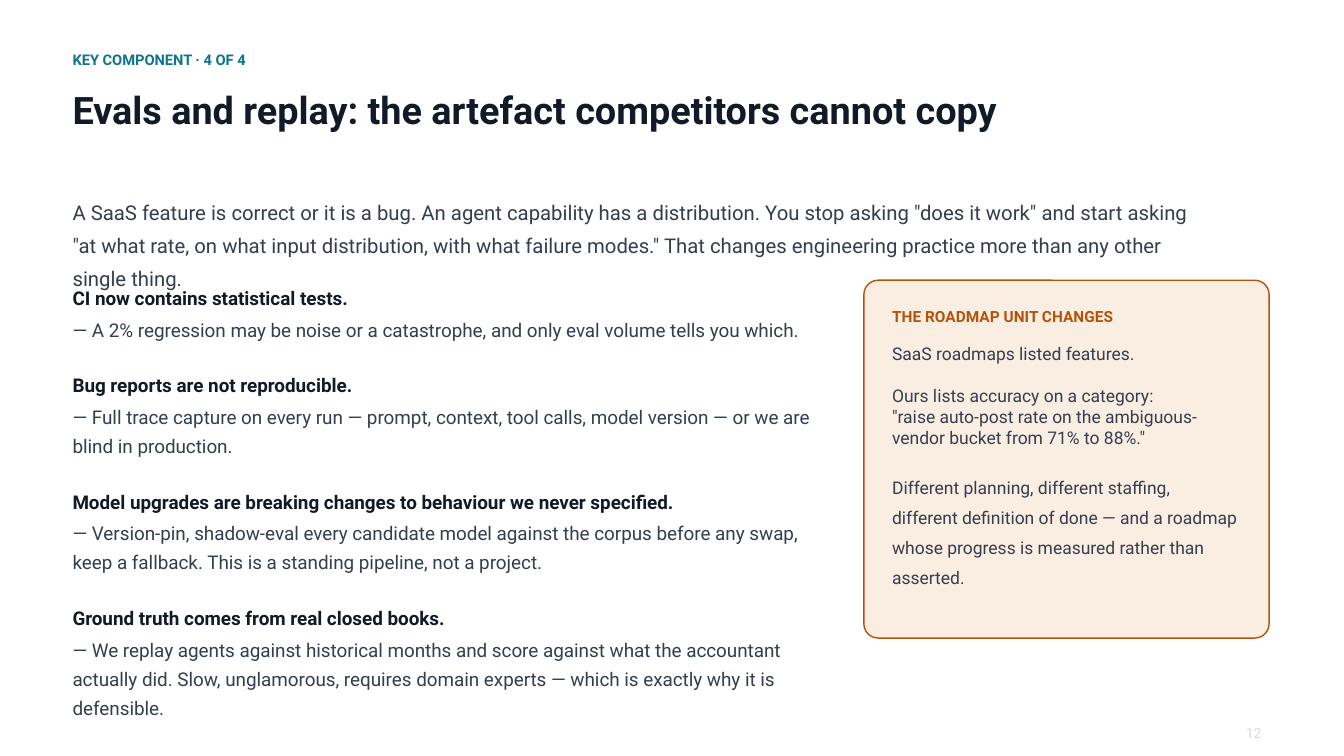
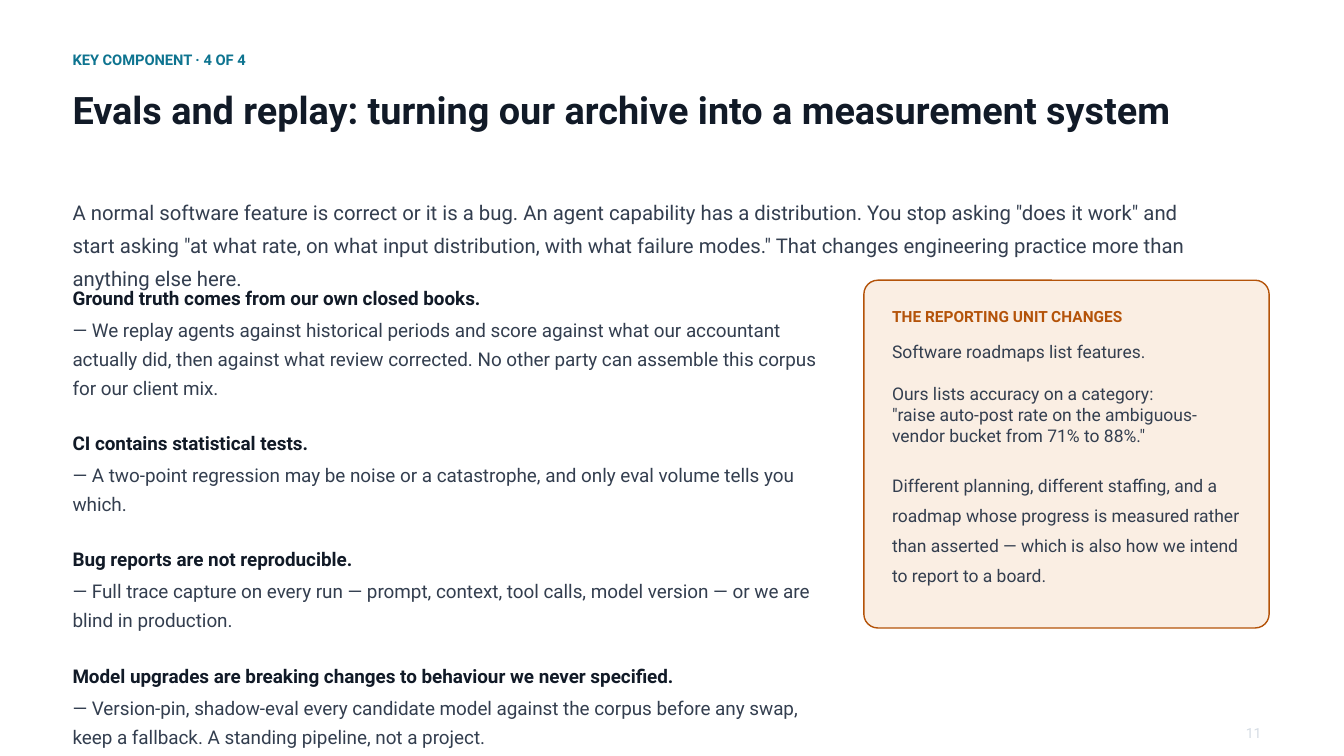
Before and after one commit to cllu/aimi-accounting-software-proposal, a slide deck: slide 12 of agent-native-accounting-deck.pptx (slide 13 before the commit). Drawn at 1344x756 pixels with LibreOffice and Linux fonts; fonts in the diff are those of the drawing. Boxes give left, top, right and bottom in pixels: in the first picture for what was removed or moved away, otherwise in the second. Text is boxed around its words. In the diff, an @@ line names an element or a change of style, - is before the commit and + after.

```diff
--- a/agent-native-accounting-deck.pptx
+++ b/agent-native-accounting-deck.pptx
@@ text at (73,95,1170,132): text changed @@
-Evals and replay: the artefact competitors cannot copy
+Evals and replay: turning our archive into a measurement system
@@ text at (73,204,1184,258): text changed @@
-A SaaS feature is correct or it is a bug. An agent capability has a distribution. You stop asking "does it work" and start asking "at what rate, on what input distribution, with what failure modes." That changes engineering practice more than any other single thing.
+A normal software feature is correct or it is a bug. An agent capability has a distribution. You stop asking "does it work" and start asking "at what rate, on what input distribution, with what failure modes." That changes engineering practice more than anything else here.
@@ text at (73,288,816,511): text changed @@
-CI now contains statistical tests.
-— A 2% regression may be noise or a catastrophe, and only eval volume tells you which.
+Ground truth comes from our own closed books.
+— We replay agents against historical periods and score against what our accountant actually did, then against what review corrected. No other party can assemble this corpus for our client mix.
+CI contains statistical tests.
+— A two-point regression may be noise or a catastrophe, and only eval volume tells you which.
@@ rounded rectangle: place and size @@
-rounded rectangle at (864,280,1269,638)
+rounded rectangle at (864,280,1269,628)
@@ text at (892,311,1122,322): text changed @@
-THE ROADMAP UNIT CHANGES
+THE REPORTING UNIT CHANGES
@@ text at (892,344,1240,586): text changed @@
-SaaS roadmaps listed features.
-Ours lists accuracy on a category:
-"raise auto-post rate on the ambiguous-vendor bucket from 71% to 88%."
-Different planning, different staffing, different definition of done — and a roadmap whose progress is measured rather than asserted.
+Software roadmaps list features.
+Ours lists accuracy on a category:
+"raise auto-post rate on the ambiguous-vendor bucket from 71% to 88%."
+Different planning, different staffing, and a roadmap whose progress is measured rather than asserted — which is also how we intend to report to a board.
@@ text at (73,700,797,748): text changed @@
-— Version-pin, shadow-eval every candidate model against the corpus before any swap, keep a fallback. This is a standing pipeline, not a project.
-Ground truth comes from real closed books.
-— We replay agents against historical months and score against what the accountant actually did. Slow, unglamorous, requires domain experts — which is exactly why it is defensible.
+— Version-pin, shadow-eval every candidate model against the corpus before any swap, keep a fallback. A standing pipeline, not a project.
@@ text removed at (1246,728,1262,738) @@
-12
```
Also in this commit, not shown: 7 other slides changed, 9 slides added, 10 slides removed, 1 other file.
